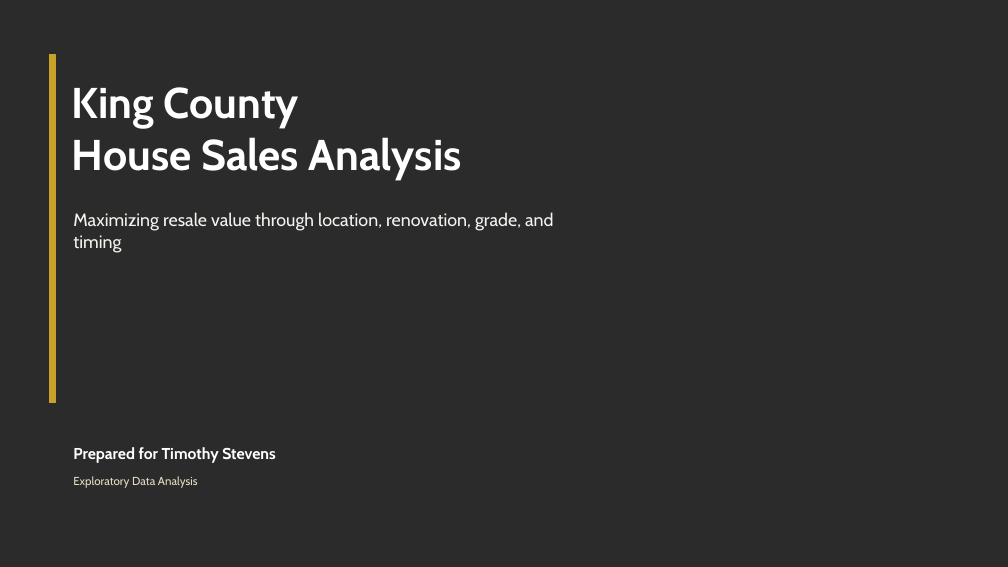
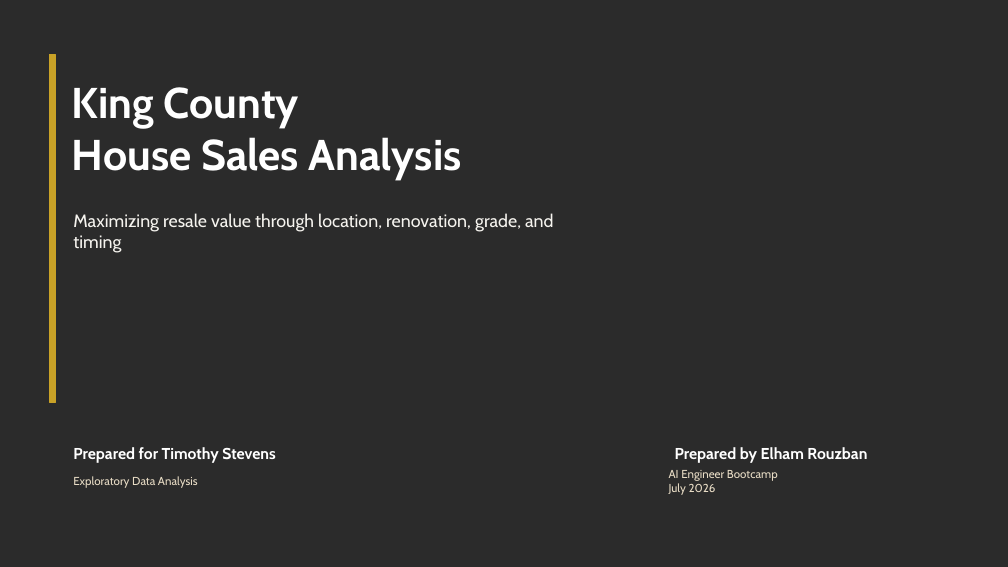
Before and after one commit to elhamrouzban/king_county_housing, a slide deck: slide 1 of King_County_EDA_Professional_Deck.pptx. Drawn at 1008x567 pixels with LibreOffice and Linux fonts; fonts in the diff are those of the drawing; background and template pictures are left out; a plain dark background stands for a picture behind light text. Boxes give left, top, right and bottom in pixels: in the first picture for what was removed or moved away, otherwise in the second. Text is boxed around its words. In the diff, an @@ line names an element or a change of style, - is before the commit and + after.

```diff
--- a/King_County_EDA_Professional_Deck.pptx
+++ b/King_County_EDA_Professional_Deck.pptx
@@ text added at [675, 447, 867, 463], 15 pt, text #FFFFFF, bold @@
+Prepared by Elham Rouzban
@@ text added at [669, 470, 778, 495], 11 pt, text #E8DCC5 @@
+AI Engineer Bootcamp
+July 2026
```
Also in this commit, not shown: 8 other slides changed, 3 other files.
